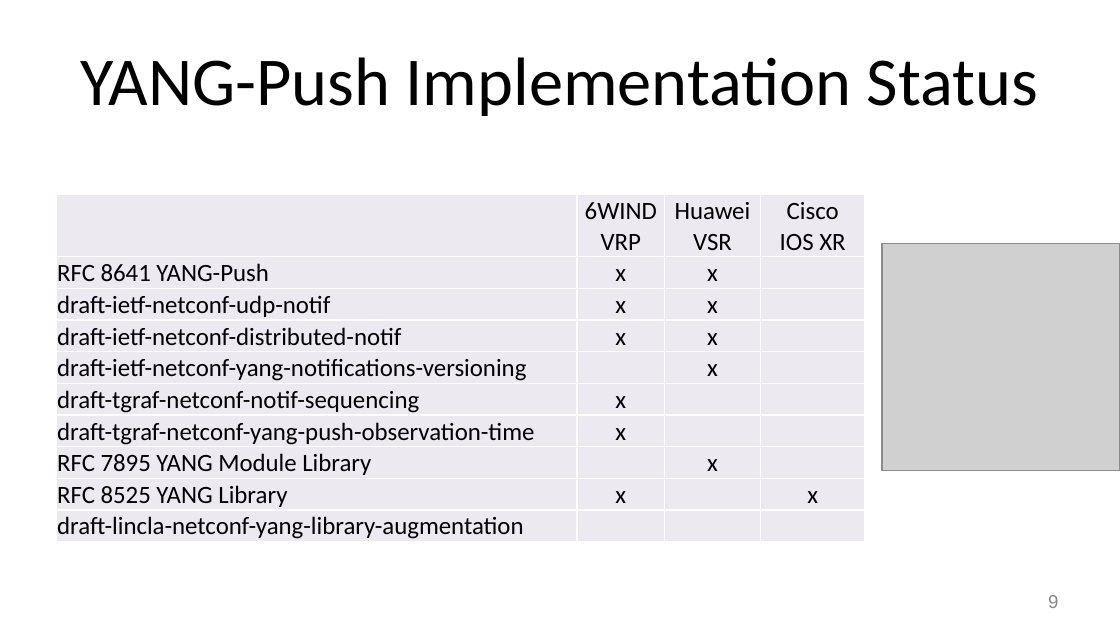
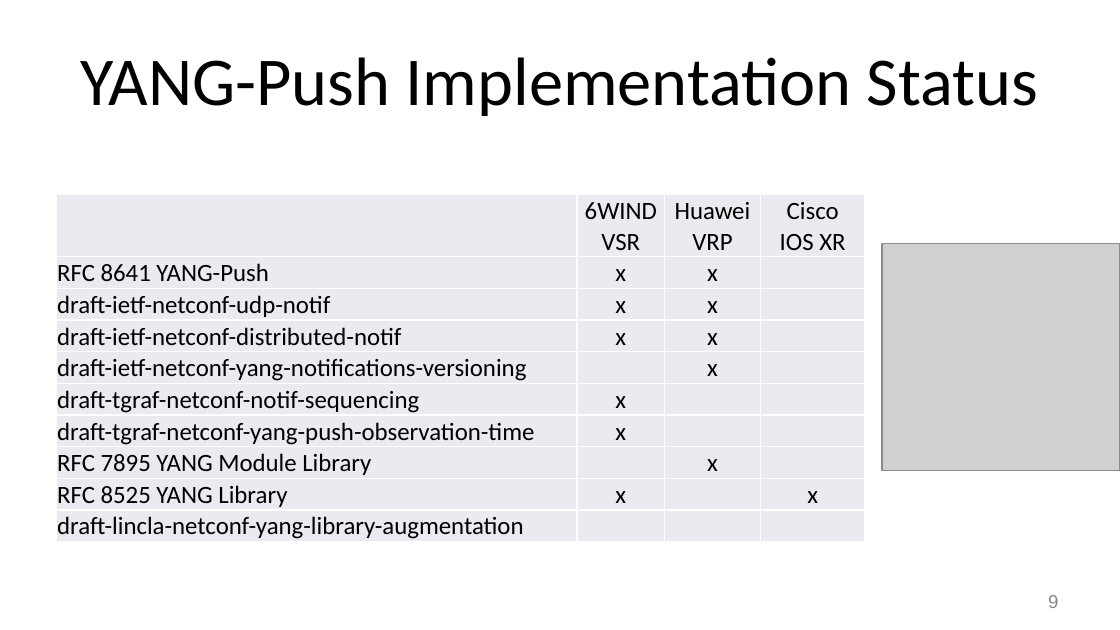
Before and after one commit to network-analytics/ietf-network-analytics-document-status, a slide deck: slide 9 of 119/NETCONF/ietf-119-hackathon-validate-yang-push-publisher-netconf.pptx. Drawn at 1120x630 pixels with LibreOffice and Linux fonts; fonts in the diff are those of the drawing; grey boxes stand for pictures. Boxes give left, top, right and bottom in pixels: in the first picture for what was removed or moved away, otherwise in the second. Text is boxed around its words. In the diff, an @@ line names an element or a change of style, - is before the commit and + after.

```diff
--- a/119/NETCONF/ietf-119-hackathon-validate-yang-push-publisher-netconf.pptx
+++ b/119/NETCONF/ietf-119-hackathon-validate-yang-push-publisher-netconf.pptx
@@ table at (56,195,865,543) @@
-row 1, column 2: 6WIND VRP
+row 1, column 2: 6WIND VSR
-row 1, column 3: Huawei VSR
+row 1, column 3: Huawei VRP
```
Also in this commit, not shown: 3 other files.
